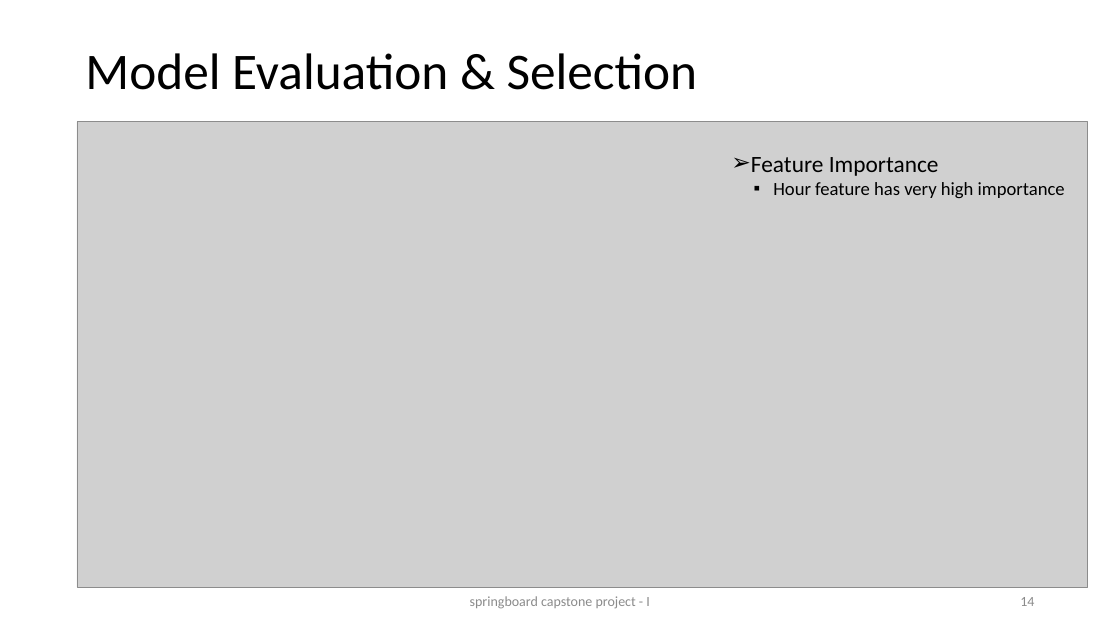
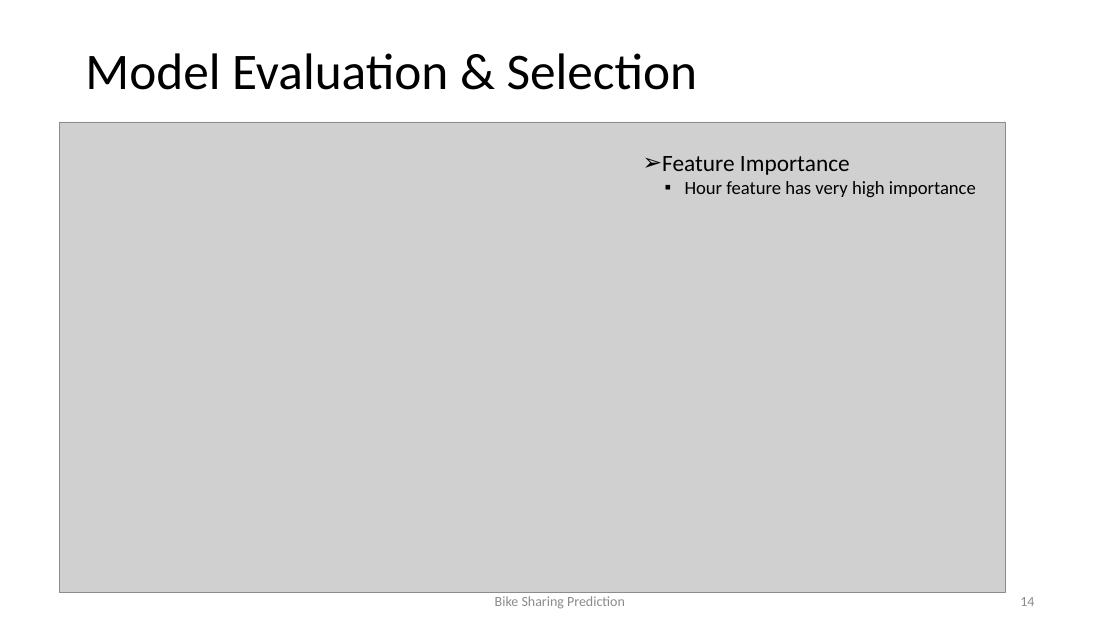
Before and after one commit to samudassir/bikesharingdemand, a slide deck: slide 14 of project_report/project_presentation_I.pptx. Drawn at 1120x630 pixels with LibreOffice and Linux fonts; fonts in the diff are those of the drawing; grey boxes stand for pictures. Boxes give left, top, right and bottom in pixels: in the first picture for what was removed or moved away, otherwise in the second. Text is boxed around its words. In the diff, an @@ line names an element or a change of style, - is before the commit and + after.

```diff
--- a/project_report/project_presentation_I.pptx
+++ b/project_report/project_presentation_I.pptx
@@ picture: place and size @@
-picture at <box>77,122,1088,587</box>
+picture at <box>60,122,1005,592</box>
@@ text "Feature Importance": place and size @@
-text "Feature Importance" at <box>751,157,1065,198</box>
+text "Feature Importance" at <box>662,156,976,197</box>
@@ text at <box>495,596,625,609</box>: text changed @@
-springboard capstone project - I
+Bike Sharing Prediction
```
Also in this commit, not shown: 15 other slides changed, 19 other files.
